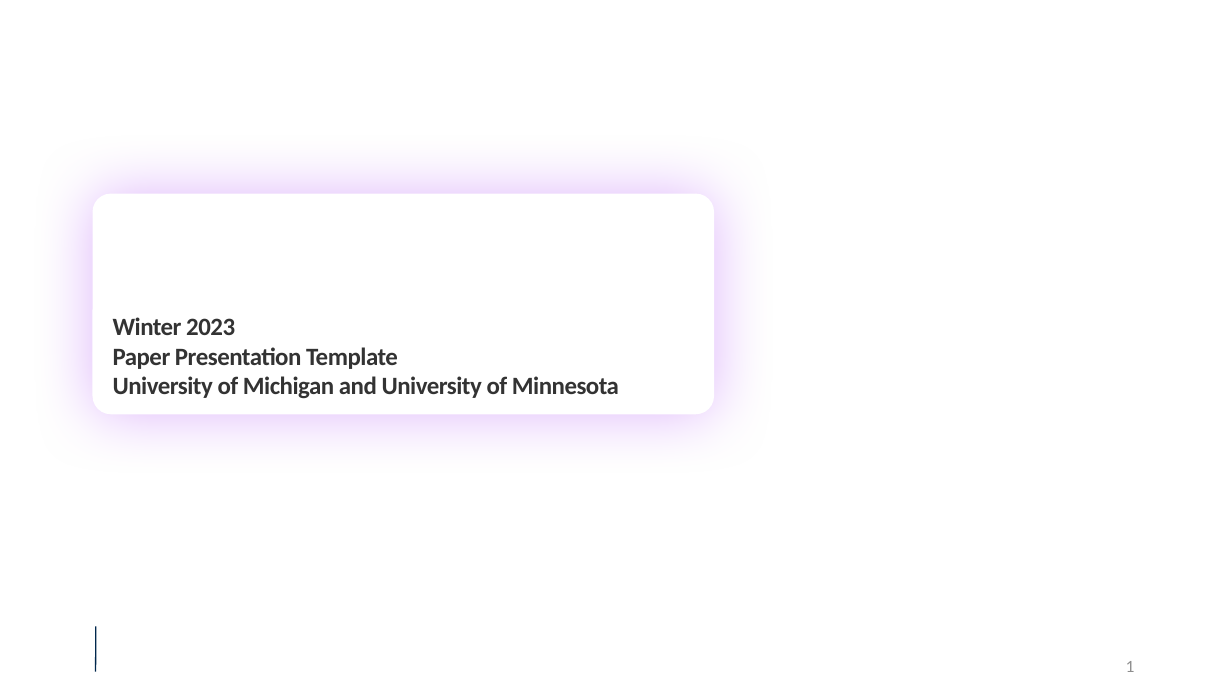
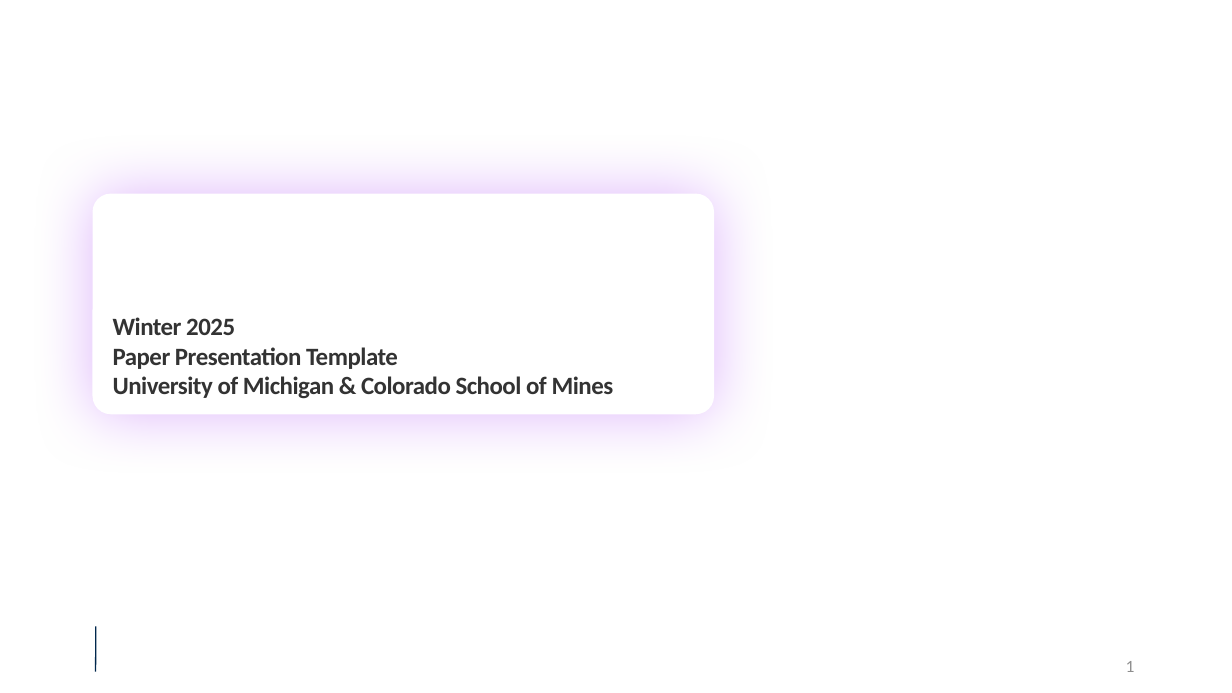
Before and after one commit to umich-eecs598/umich-eecs598.github.io, a slide deck: slide 1 of assets/slides/templates/DeepRob_Paper_Presentation.pptx. Drawn at 1232x693 pixels with LibreOffice and Linux fonts; fonts in the diff are those of the drawing; background and template pictures are left out. Boxes give left, top, right and bottom in pixels: in the first picture for what was removed or moved away, otherwise in the second. Text is boxed around its words. In the diff, an @@ line names an element or a change of style, - is before the commit and + after.

```diff
--- a/assets/slides/templates/DeepRob_Paper_Presentation.pptx
+++ b/assets/slides/templates/DeepRob_Paper_Presentation.pptx
@@ text at box(113, 317, 235, 335): text changed @@
-Winter 2023
+Winter 2025
@@ text at box(113, 376, 614, 399): text changed @@
-University of Michigan and University of Minnesota
+University of Michigan & Colorado School of Mines
```
Also in this commit, not shown: 1 other slide changed, 3 slides added, 8 slides removed, 1 other file.
